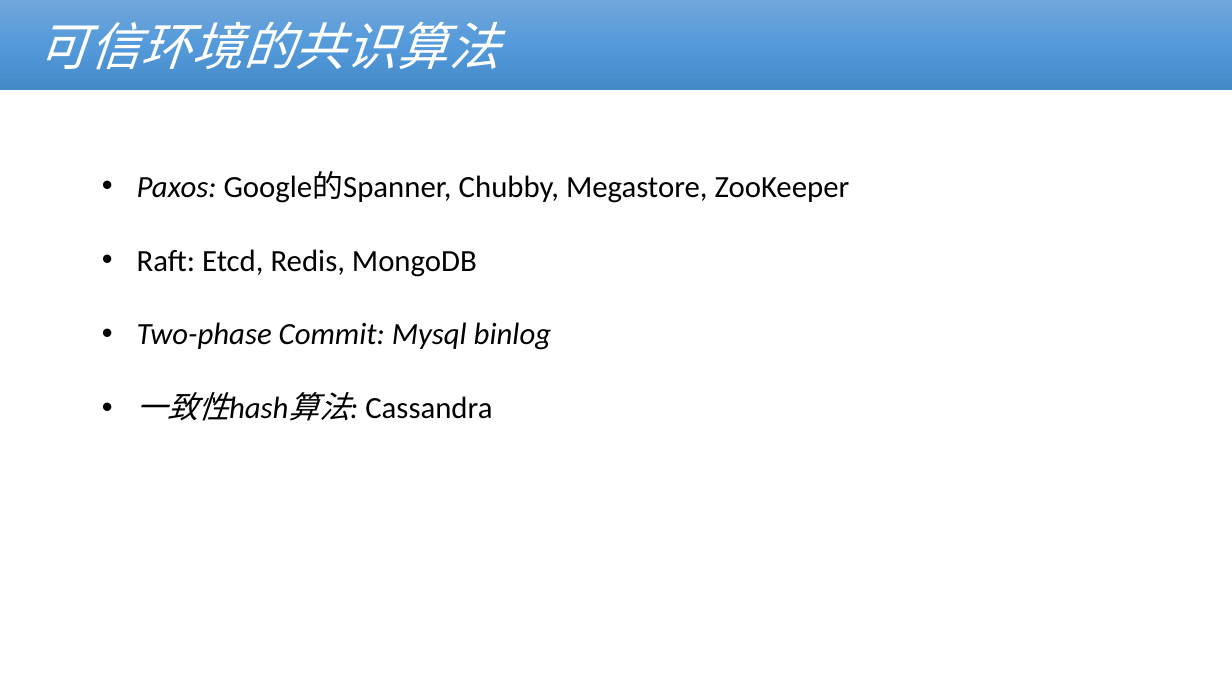
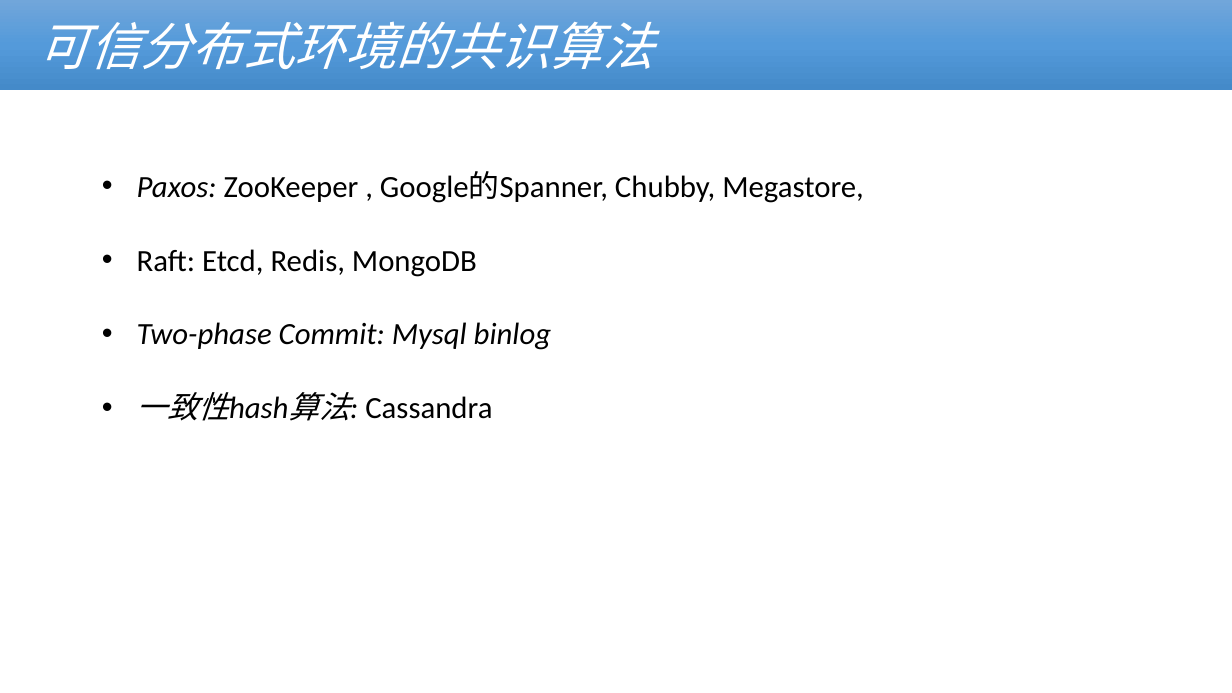
Before and after one commit to cmdpos/gaia, a slide deck: slide 10 of ppt/blockchain-dex.pptx. Drawn at 1232x693 pixels with LibreOffice and Linux fonts; fonts in the diff are those of the drawing; background and template pictures are left out. Boxes give left, top, right and bottom in pixels: in the first picture for what was removed or moved away, otherwise in the second. Text is boxed around its words. In the diff, an @@ line names an element or a change of style, - is before the commit and + after.

```diff
--- a/ppt/blockchain-dex.pptx
+++ b/ppt/blockchain-dex.pptx
@@ text in rectangle at (38, 21, 653, 69): text changed @@
-可信环境的共识算法
+可信分布式环境的共识算法
@@ text at (137, 171, 864, 203): text changed @@
-• Paxos: Google的Spanner, Chubby, Megastore, ZooKeeper
+• Paxos: ZooKeeper , Google的Spanner, Chubby, Megastore,
```
Also in this commit, not shown: 14 other slides changed, 3 slides added, 3 slides removed.
